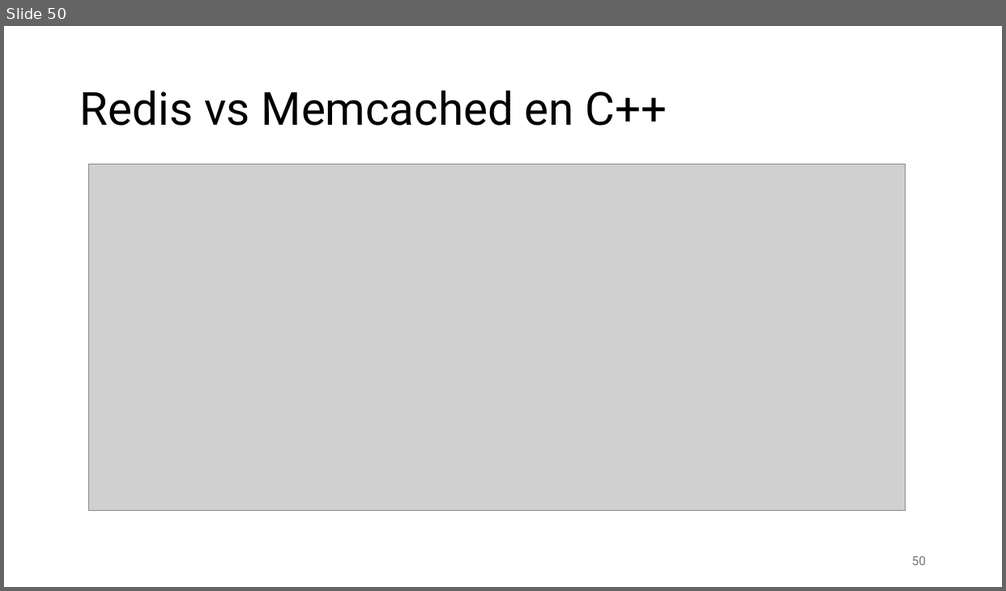
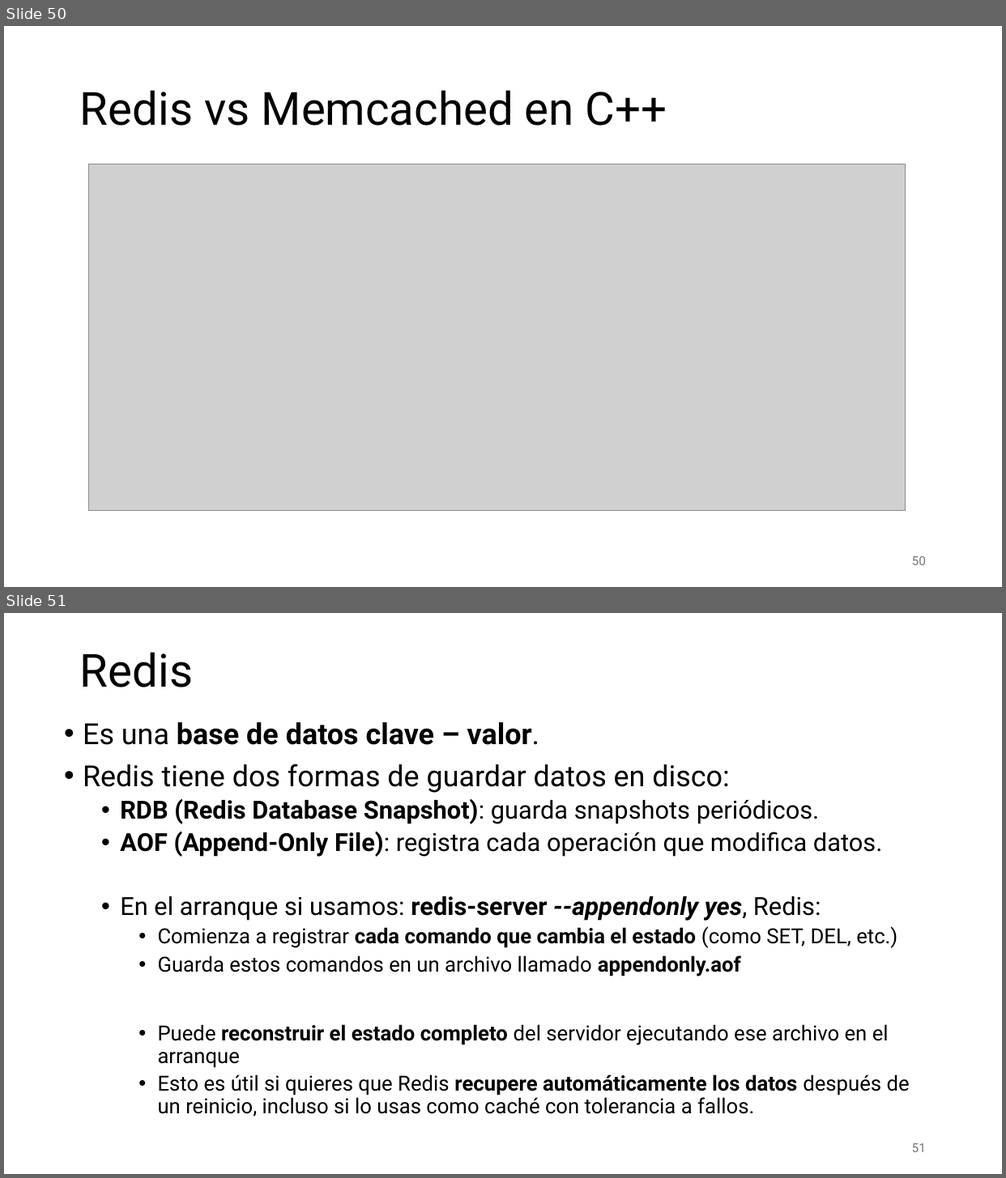
Before and after one commit to aldebarran22/CURSO_CPP_SERVICIOS_30H, a slide deck: doc/4_Gestion_estado_persistencia.pptx. Shown one above the other, each under a label of ours: slide 50 before the commit, slides 50 and 51 after it. The pictures are 1006x591 and 1006x1178 pixels, drawn with LibreOffice and Linux fonts; fonts in the diff are those of the drawing; grey boxes stand for pictures. Boxes give left, top, right and bottom in pixels: in the first picture for what was removed or moved away, otherwise in the second. Text is boxed around its words. In the diff, an @@ line names an element or a change of style, - is before the commit and + after.

```diff
--- a/doc/4_Gestion_estado_persistencia.pptx
+++ b/doc/4_Gestion_estado_persistencia.pptx
@@ slide 51 added at [4,613,1002,1174], background #FFFFFF @@
@@ title added at [80,652,193,688], 44 pt, text #000000 @@
+Redis
@@ text added at [83,722,910,1117], 20 pt, text #000000 @@
+• Es una base de datos clave – valor.
+• Redis tiene dos formas de guardar datos en disco:
+  • RDB (Redis Database Snapshot): guarda snapshots periódicos.
+  • AOF (Append-Only File): registra cada operación que modifica datos.
+  • En el arranque si usamos: redis-server --appendonly yes, Redis:
+    • Comienza a registrar cada comando que cambia el estado (como SET, DEL, etc.)
+    • Guarda estos comandos en un archivo llamado appendonly.aof
+    • Puede reconstruir el estado completo del servidor ejecutando ese archivo en el arranque
+    • Esto es útil si quieres que Redis recupere automáticamente los datos después de un reinicio, incluso si lo usas como caché con tolerancia a fallos.
@@ page number added at [912,1144,926,1152], 12 pt, text #797979 @@
+51
```
Also in this commit, not shown: 1 slide changed, 14 other slides added, 1 slide removed, 21 other files.
